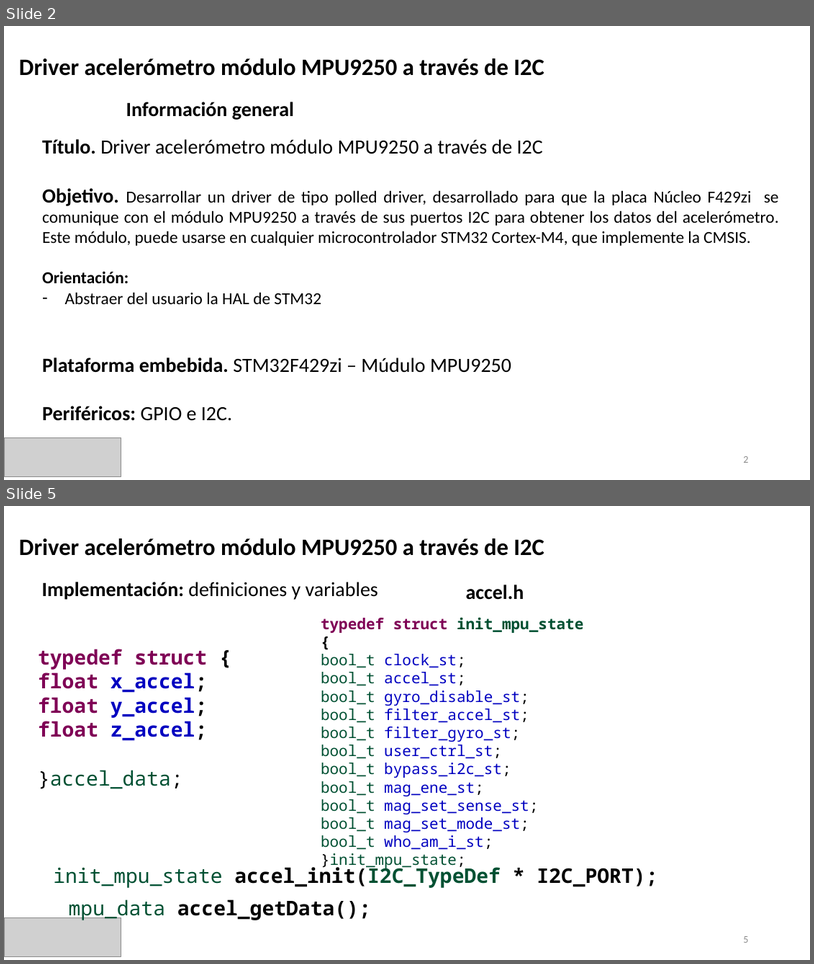
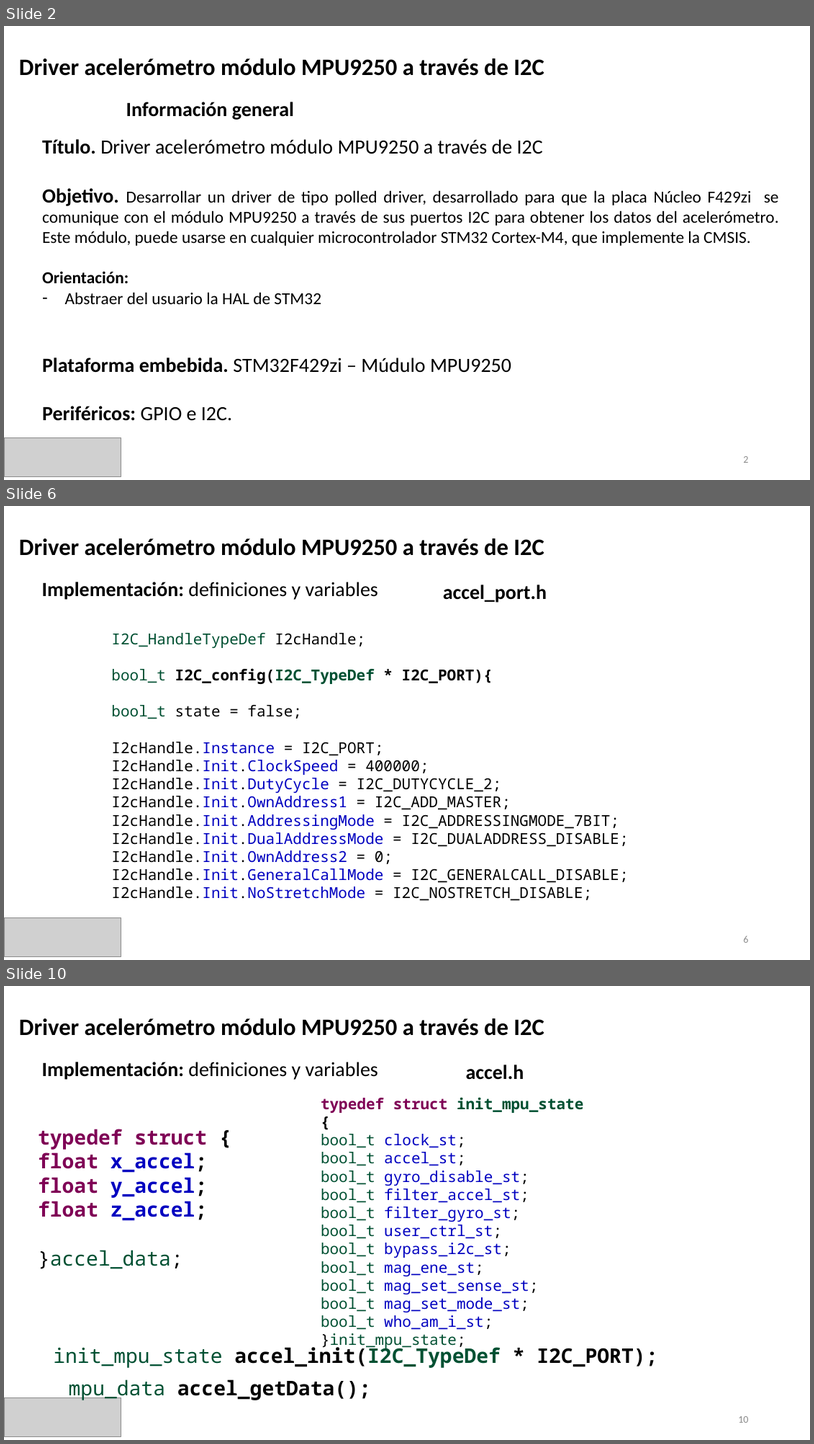
Before and after one commit to ldiazcharris/cese_PCSE, a slide deck: presentacion_TPF_luis_diaz.pptx. Shown one above the other, each under a label of ours: slides 2 and 5 before the commit, slides 2, 6 and 10 after it; the slides between them are not shown. The pictures are 814x964 and 814x1444 pixels, drawn with LibreOffice and Linux fonts; fonts in the diff are those of the drawing; grey boxes stand for pictures. Boxes give left, top, right and bottom in pixels: in the first picture for what was removed or moved away, otherwise in the second. Text is boxed around its words. In the diff, an @@ line names an element or a change of style, - is before the commit and + after.

```diff
--- a/presentacion_TPF_luis_diaz.pptx
+++ b/presentacion_TPF_luis_diaz.pptx
@@ slide 6 added at (x1=4, y1=506, x2=810, y2=960), background #FFFFFF @@
@@ text added at (x1=19, y1=538, x2=545, y2=556), 28 pt, text #000000, bold @@
+Driver acelerómetro módulo MPU9250 a través de I2C
@@ text added at (x1=42, y1=582, x2=378, y2=600), 24 pt, text #000000 @@
+Implementación: definiciones y variables
@@ text added at (x1=443, y1=584, x2=547, y2=602), 24 pt, text #000000, bold @@
+accel_port.h
@@ text added at (x1=111, y1=633, x2=628, y2=901), 18 pt, text #000000 @@
+I2C_HandleTypeDef I2cHandle;
+bool_t I2C_config(I2C_TypeDef * I2C_PORT){
+bool_t state = false;
+I2cHandle.Instance = I2C_PORT;
+I2cHandle.Init.ClockSpeed = 400000;
+I2cHandle.Init.DutyCycle = I2C_DUTYCYCLE_2;
+I2cHandle.Init.OwnAddress1 = I2C_ADD_MASTER;
+I2cHandle.Init.AddressingMode = I2C_ADDRESSINGMODE_7BIT;
+I2cHandle.Init.DualAddressMode = I2C_DUALADDRESS_DISABLE;
+I2cHandle.Init.OwnAddress2 = 0;
+I2cHandle.Init.GeneralCallMode = I2C_GENERALCALL_DISABLE;
+I2cHandle.Init.NoStretchMode = I2C_NOSTRETCH_DISABLE;
@@ picture added at (x1=4, y1=917, x2=121, y2=956) @@
@@ page number added at (x1=743, y1=936, x2=748, y2=942), 12 pt, text #8C8C8C @@
+6
@@ what was slide 5 is now slide 10 @@
@@ page number at (x1=738, y1=1416, x2=748, y2=1422): text changed @@
-5
+10
```
Also in this commit, not shown: 3 slides changed, 5 other slides added.
